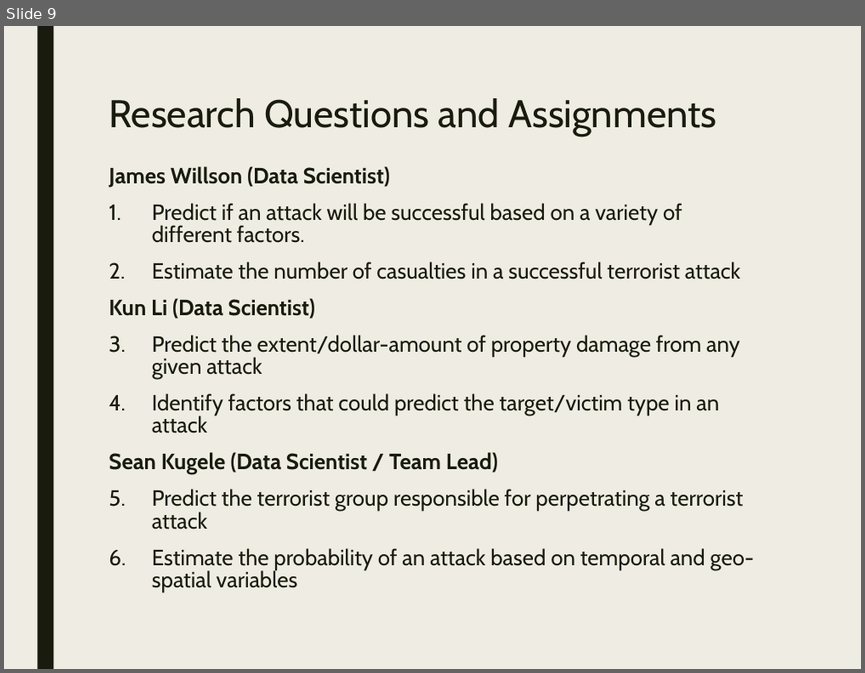
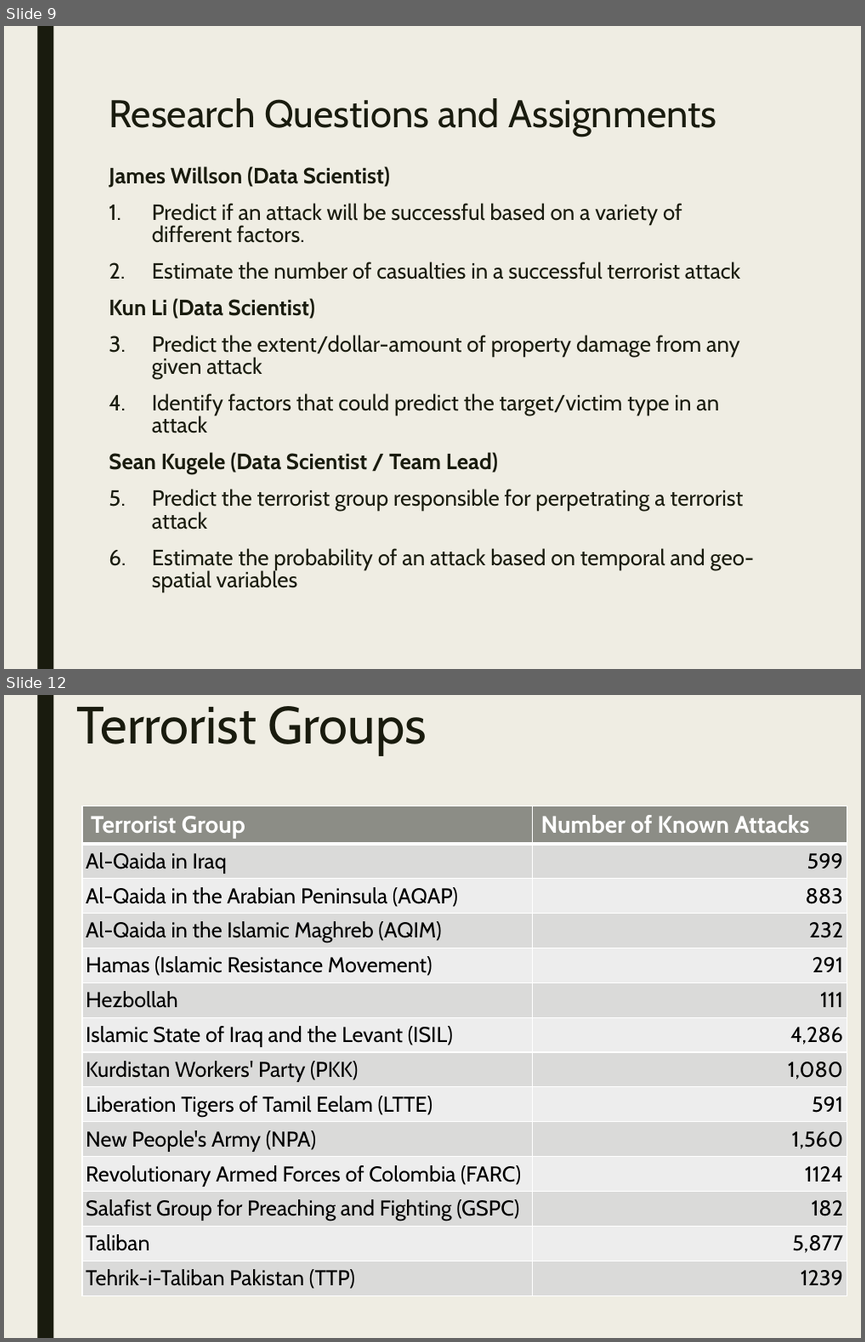
Before and after one commit to stats-learning-fall2019/final-project, a slide deck: presentation/gtdb-final-presentation.pptx. Shown one above the other, each under a label of ours: slide 9 before the commit, slides 9 and 12 after it; the slides between them are not shown. The pictures are 865x673 and 865x1342 pixels, drawn with LibreOffice and Linux fonts; fonts in the diff are those of the drawing. Boxes give left, top, right and bottom in pixels: in the first picture for what was removed or moved away, otherwise in the second. Text is boxed around its words. In the diff, an @@ line names an element or a change of style, - is before the commit and + after.

Commit message:
Adds table of attacks by group to presentation

```diff
--- a/presentation/gtdb-final-presentation.pptx
+++ b/presentation/gtdb-final-presentation.pptx
@@ slide 12 added at [4, 695, 861, 1338], background #EFEDE3; not listed: 1 template element that a slide beside it also shows @@
@@ title added at [77, 706, 426, 755], 44 pt, text #191B0E @@
+Terrorist Groups
@@ table added at [82, 805, 846, 1295], 14 rows, 2 columns @@
+Terrorist Group | Number of Known Attacks
+Al-Qaida in Iraq | 599
+Al-Qaida in the Arabian Peninsula (AQAP) | 883
+Al-Qaida in the Islamic Maghreb (AQIM) | 232
+Hamas (Islamic Resistance Movement) | 291
+Hezbollah | 111
+Islamic State of Iraq and the Levant (ISIL) | 4,286
+Kurdistan Workers' Party (PKK) | 1,080
+Liberation Tigers of Tamil Eelam (LTTE) | 591
+New People's Army (NPA) | 1,560
+Revolutionary Armed Forces of Colombia (FARC) | 1124
+Salafist Group for Preaching and Fighting (GSPC) | 182
+Taliban | 5,877
+Tehrik-i-Taliban Pakistan (TTP) | 1239
```
Also in this commit, not shown: 1 slide removed.
